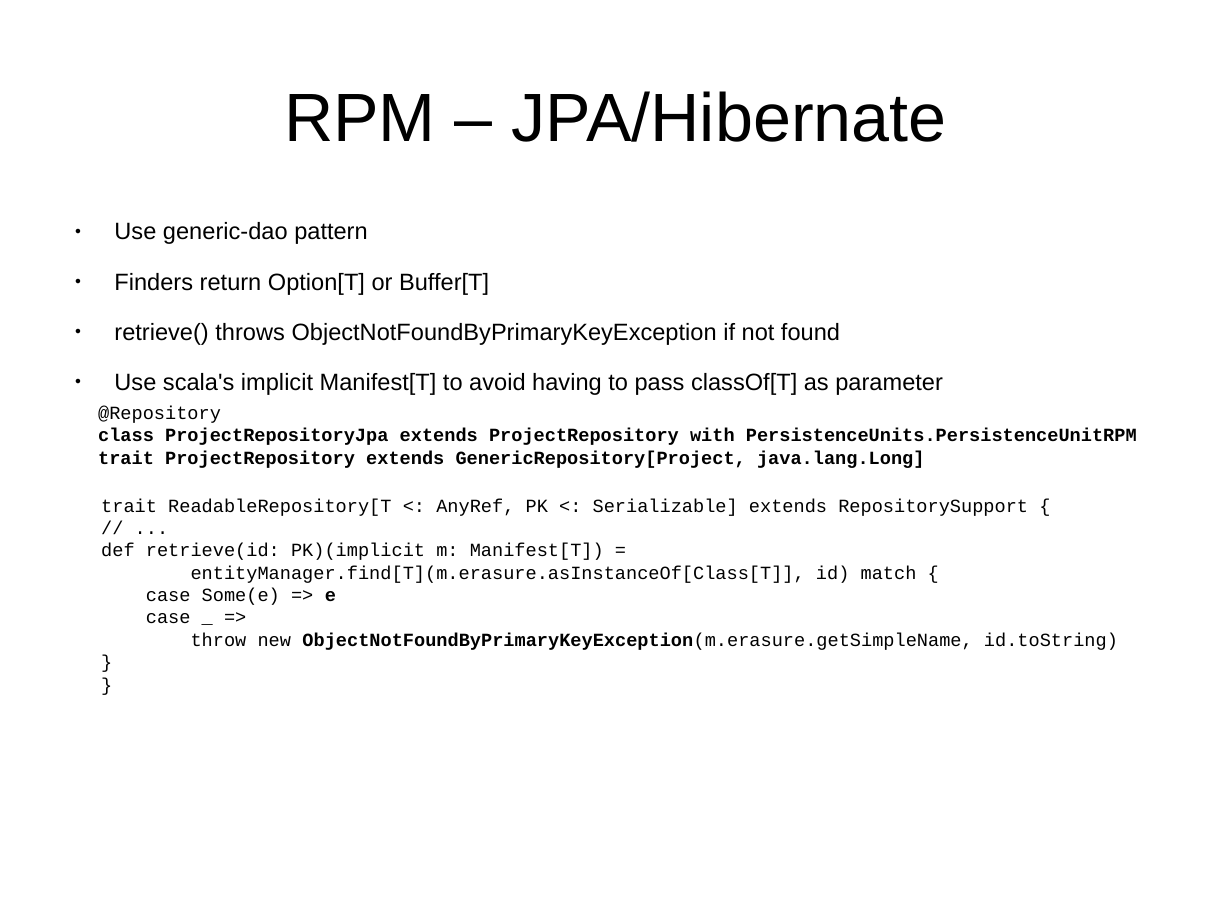
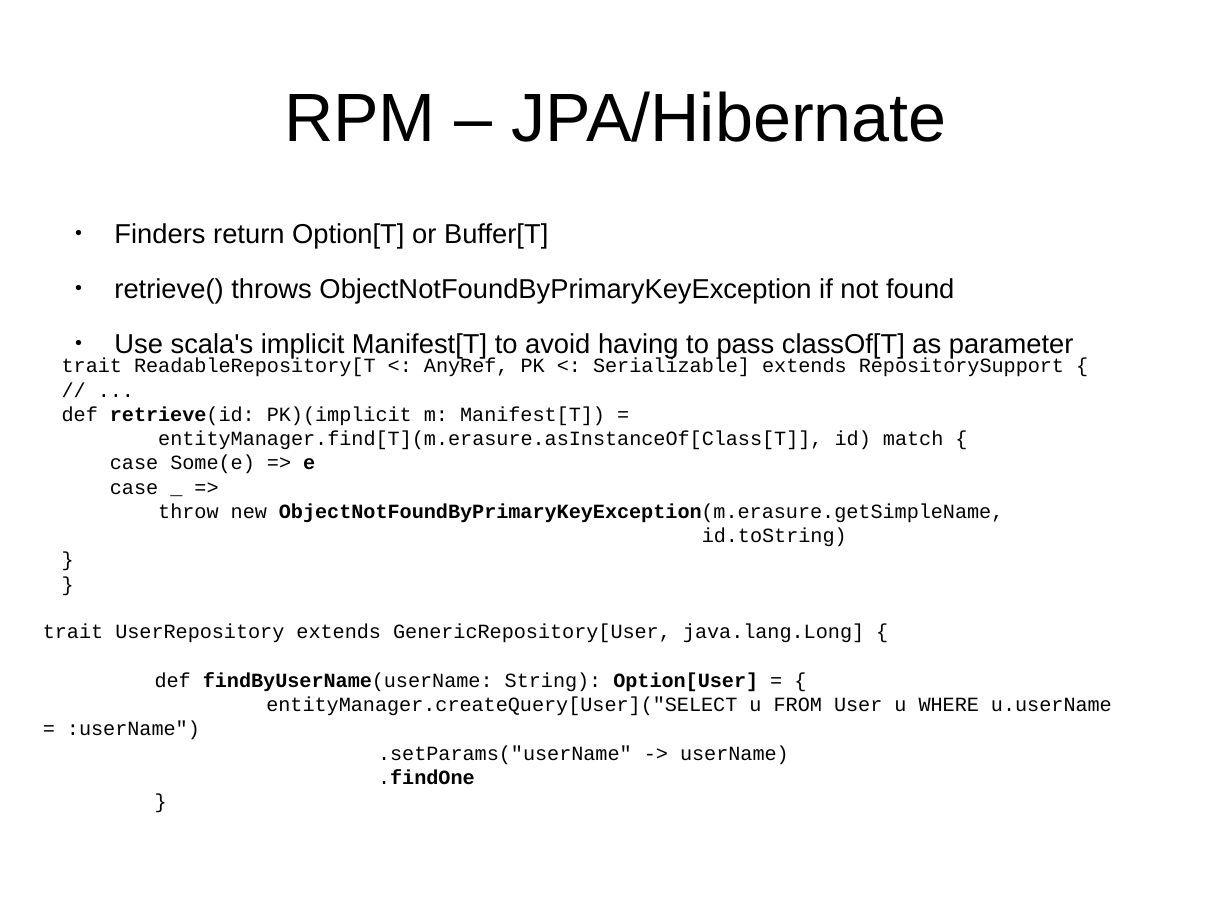
Before and after one commit to andreak/slol-2011, a slide deck: slide 25 of Scala-LiftOff-2011-lift-from-jee-perspective.odp. Drawn at 1232x924 pixels with LibreOffice and Linux fonts; fonts in the diff are those of the drawing. Boxes give left, top, right and bottom in pixels: in the first picture for what was removed or moved away, otherwise in the second. Text is boxed around its words. In the diff, an @@ line names an element or a change of style, - is before the commit and + after.

```diff
--- a/Scala-LiftOff-2011-lift-from-jee-perspective.odp
+++ b/Scala-LiftOff-2011-lift-from-jee-perspective.odp
@@ text "Finders return Option[T] or Buffer[T]" at <box>114,223,1074,357</box>: size 15.2 to 17.6 pt @@
@@ text at <box>114,222,367,244</box>: paragraph removed @@
-● Use generic-dao pattern
@@ text "trait ReadableRepository[T <: AnyRef, PK ...": place and size @@
-text "trait ReadableRepository[T <: AnyRef, PK ..." at <box>101,499,1118,650</box>
+text "trait ReadableRepository[T <: AnyRef, PK ..." at <box>62,358,1064,547</box>
@@ text at <box>62,358,1064,495</box>: size 12 to 13 pt in "trait ReadableRepository[T <: AnyRef, PK <: Serializable] ...", "// ...", "def retrieve(id: PK)(implicit m: Manifest[T]) =", "entityManager.find[T](m.erasure.asInstanceOf[Class[T]], id)  ..." and 4 more places; bold on in "retrieve(id:" @@
@@ text removed at <box>98,406,1137,468</box> @@
-@Repository
-class ProjectRepositoryJpa extends ProjectRepository with PersistenceUnits.PersistenceUnitRPM
-trait ProjectRepository extends GenericRepository[Project, java.lang.Long]
@@ text at <box>158,504,1003,547</box>: text changed; size 12 to 13 pt @@
-throw new ObjectNotFoundByPrimaryKeyException(m.erasure.getSimpleName, id.toString)
+throw new ObjectNotFoundByPrimaryKeyException(m.erasure.getSimpleName,
+id.toString)
@@ text added at <box>43,624,1112,785</box>, 13 pt, text #000000 @@
+trait UserRepository extends GenericRepository[User, java.lang.Long] {
+def findByUserName(userName: String): Option[User] = {
+entityManager.createQuery[User]("SELECT u FROM User u WHERE u.userName = :userName")
+.setParams("userName" -> userName)
+.findOne
+}
```
Also in this commit, not shown: 7 other slides changed, 2 slides added, 1 slide removed.
